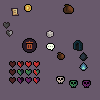
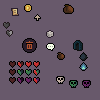
The second 100 × 100 image is a revision of the first. Changes to its layers:
added layer "LiftIcon.png" above "CursedIcon.png" over bbox(34, 14, 41, 21)
